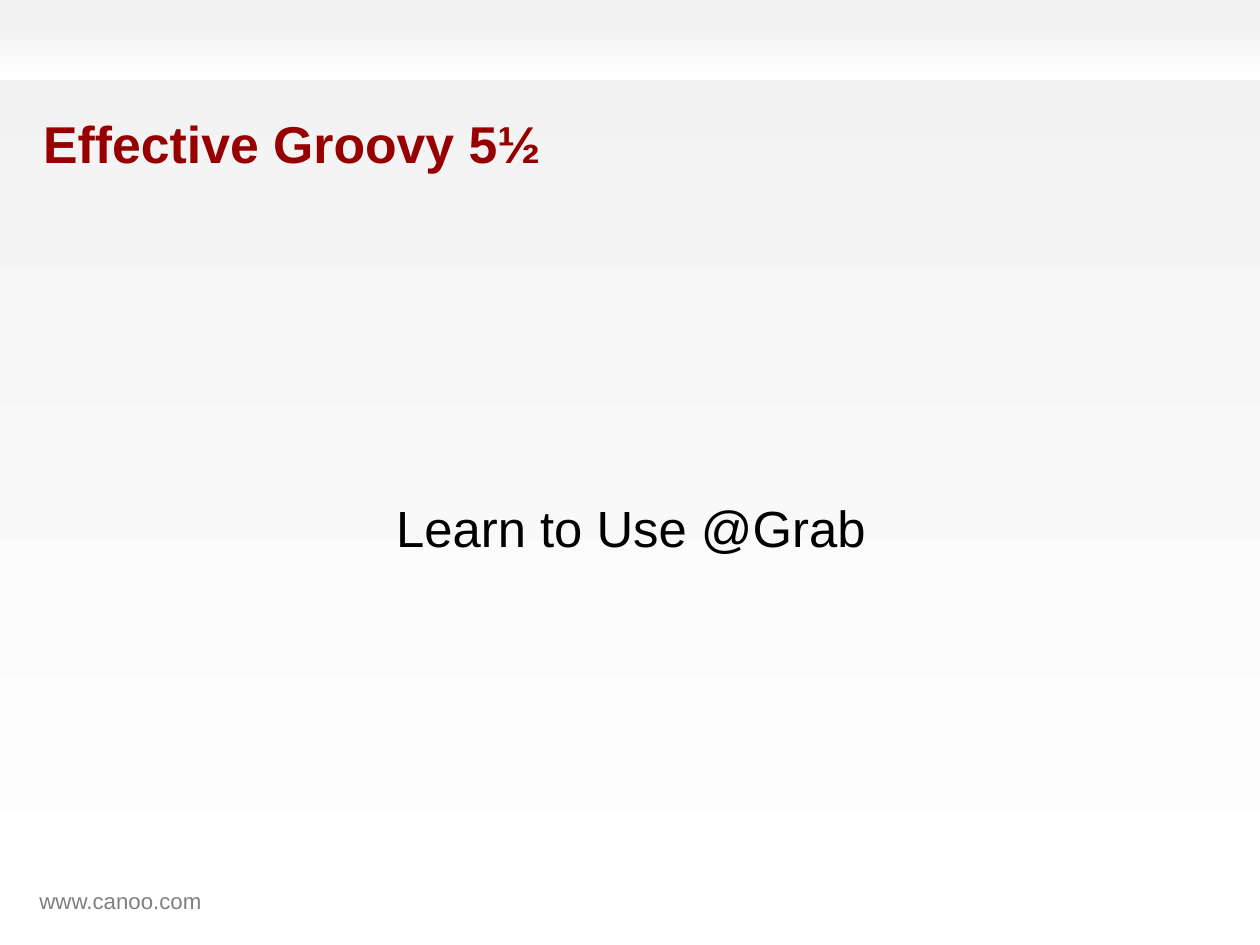
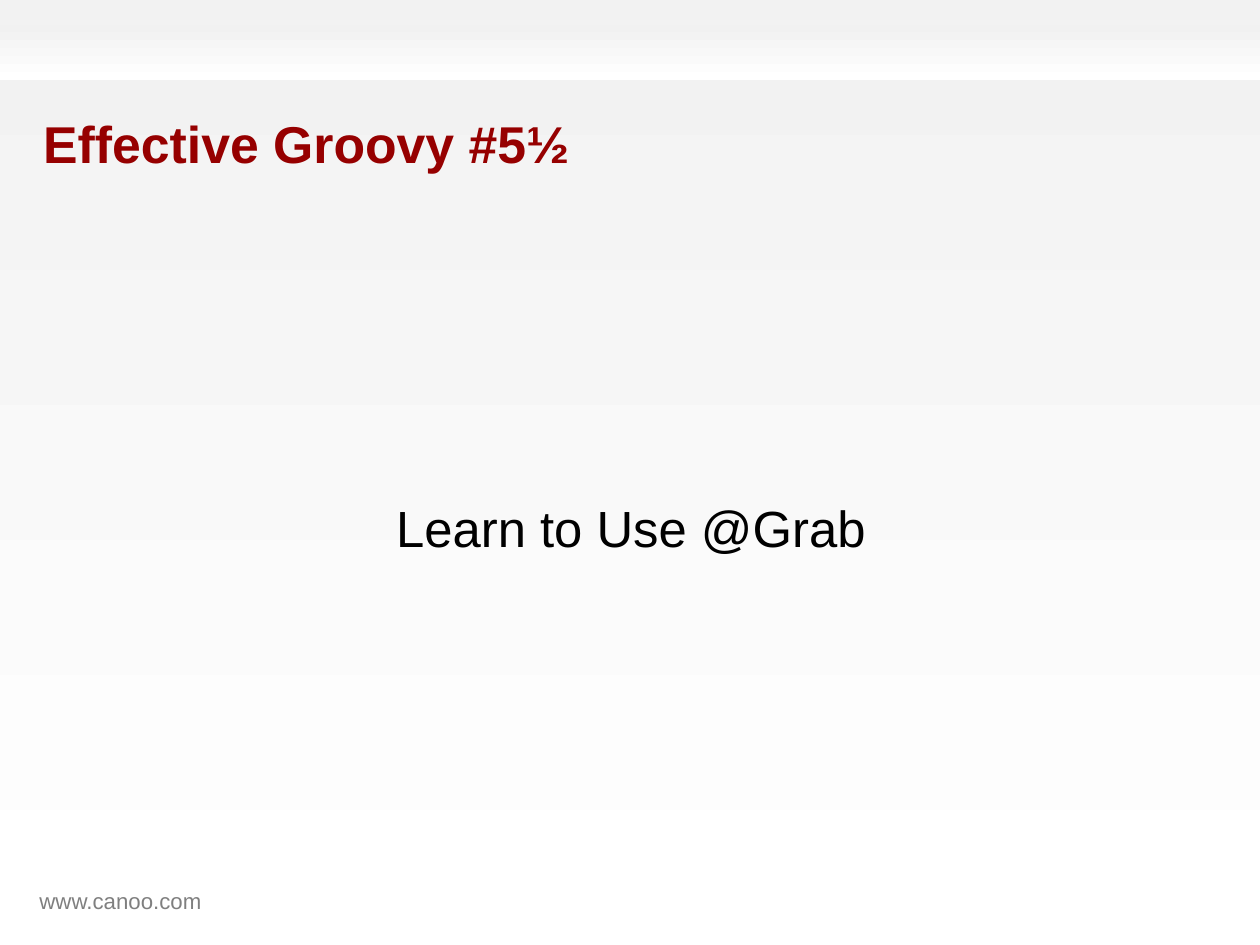
Before and after one commit to HamletDRC/presentations, a slide deck: slide 102 of effectivegroovy/effectivegroovy_gr82011.odp (slide 51 before the commit). Drawn at 1260x945 pixels with LibreOffice and Linux fonts; fonts in the diff are those of the drawing; background and template pictures are left out. Boxes give left, top, right and bottom in pixels: in the first picture for what was removed or moved away, otherwise in the second. Text is boxed around its words. In the diff, an @@ line names an element or a change of style, - is before the commit and + after.

Commit message:
big changes to effective groovy before gr8 conf

```diff
--- a/effectivegroovy/effectivegroovy_gr82011.odp
+++ b/effectivegroovy/effectivegroovy_gr82011.odp
@@ title at box(43, 125, 570, 174): text changed @@
-Effective Groovy 5½
+Effective Groovy #5½
```
Also in this commit, not shown: 6 other slides changed, 49 slides added, 2 slides removed, 7 other files.
